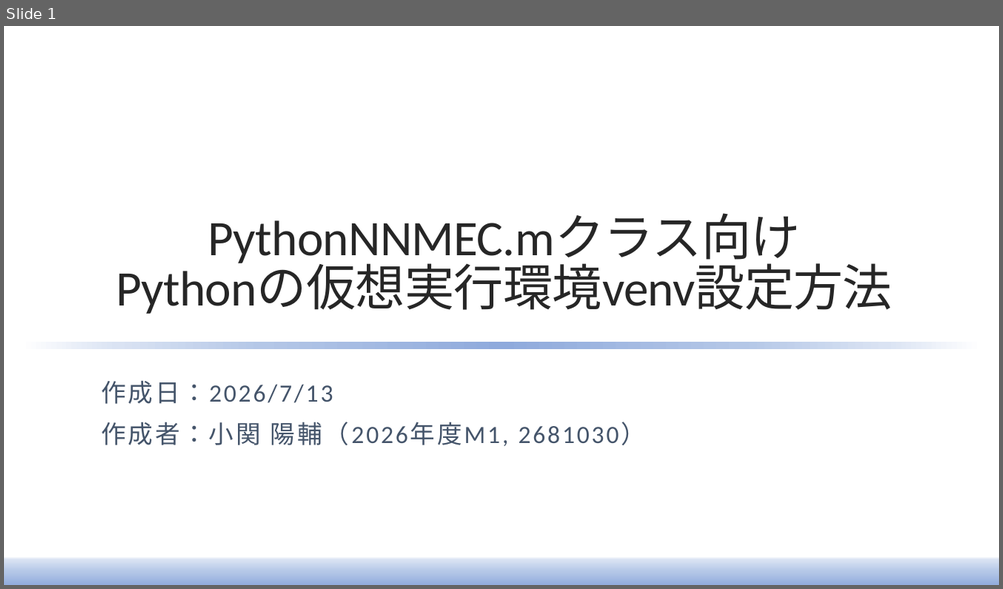
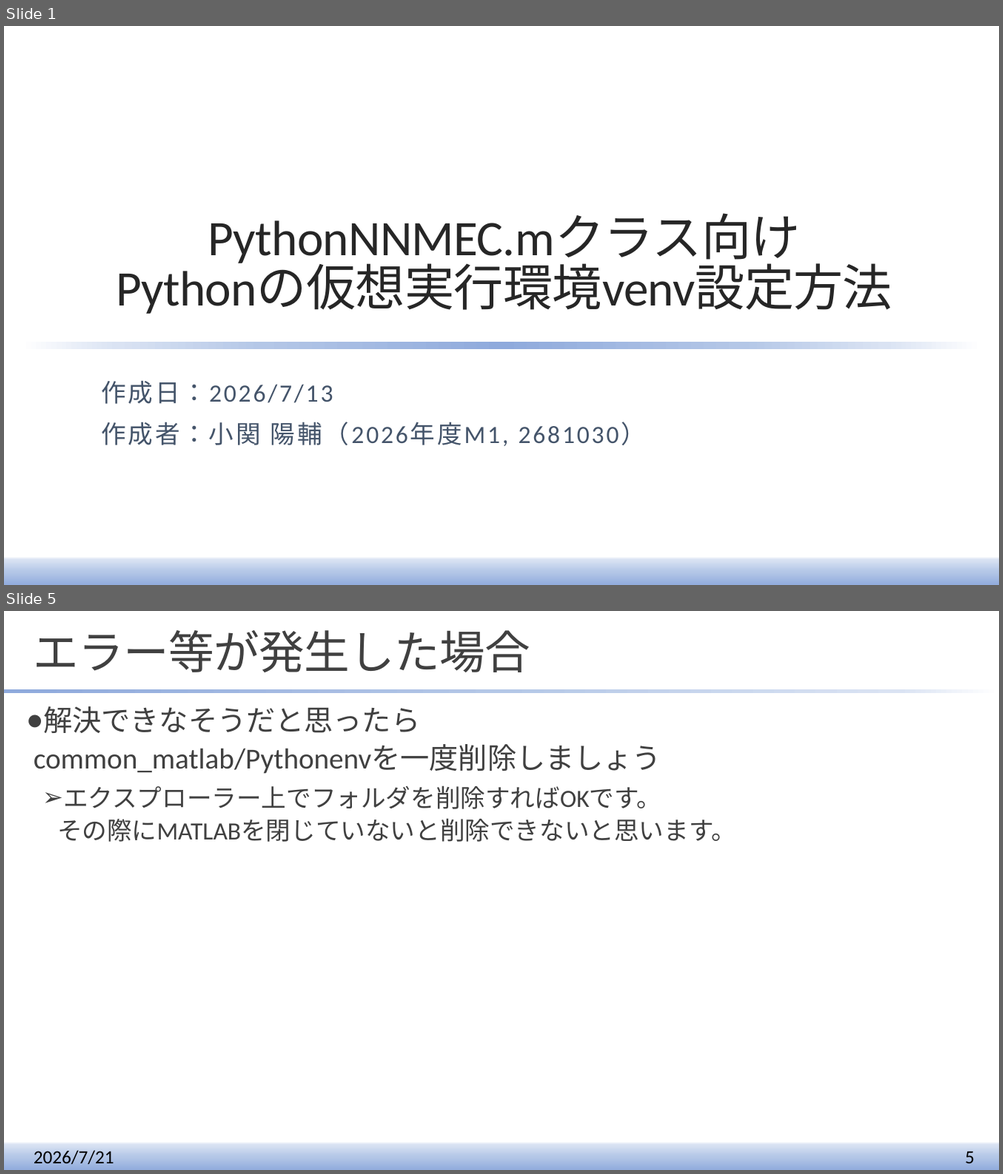
Before and after one commit to acsl-tcu/common_matlab, a slide deck: controller/NNMEC/Readme4PythonNNMEC.pptx. Shown one above the other, each under a label of ours: slide 1 before the commit, slides 1 and 5 after it; the slides between them are not shown. The pictures are 1003x589 and 1003x1174 pixels, drawn with LibreOffice and Linux fonts; fonts in the diff are those of the drawing. Boxes give left, top, right and bottom in pixels: in the first picture for what was removed or moved away, otherwise in the second. Text is boxed around its words. In the diff, an @@ line names an element or a change of style, - is before the commit and + after.

```diff
--- a/controller/NNMEC/Readme4PythonNNMEC.pptx
+++ b/controller/NNMEC/Readme4PythonNNMEC.pptx
@@ slide 5 added at (4,611,999,1170), background #FFFFFF; not listed: 1 template element that a slide beside it also shows @@
@@ title added at (34,630,530,672), 44 pt, text #404040 @@
+エラー等が発生した場合
@@ rectangle added at (4,689,999,693), fill gradient #8FAADC to #B4C7E7 to #DAE3F3 to #FFFFFF @@
@@ text added at (34,706,736,842), 24 pt, text #404040 @@
+● 解決できなそうだと思ったら
+  common_matlab/Pythonenvを一度削除しましょう
+  ➢ エクスプローラー上でフォルダを削除すればOKです。
+    その際にMATLABを閉じていないと削除できないと思います。
@@ text added at (34,1149,114,1165), 18 pt, text #000000 @@
+2026/7/21
@@ page number added at (965,1149,974,1164), 18 pt, text #000000 @@
+5
```
Also in this commit, not shown: 3 slides changed, 1 other file.
